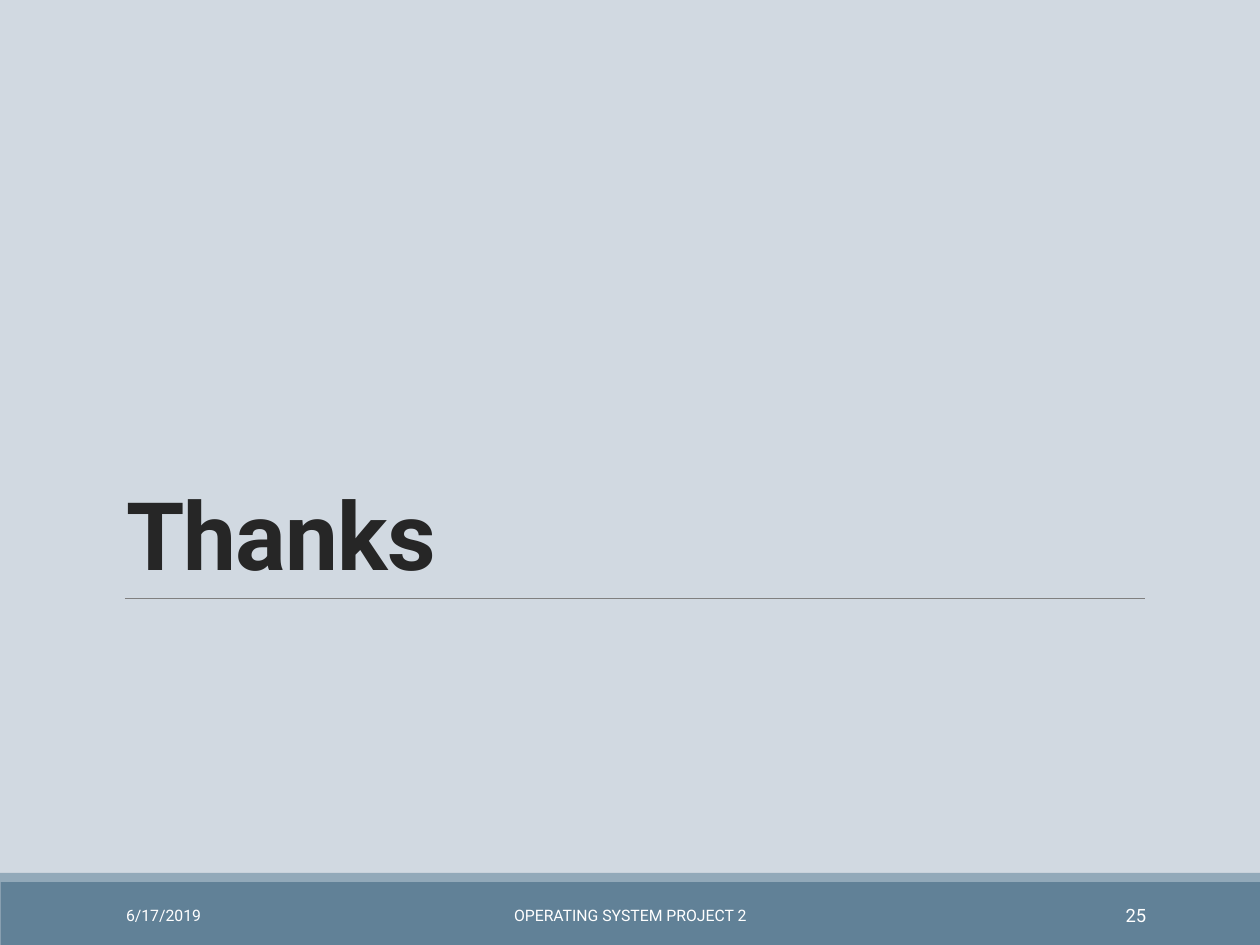
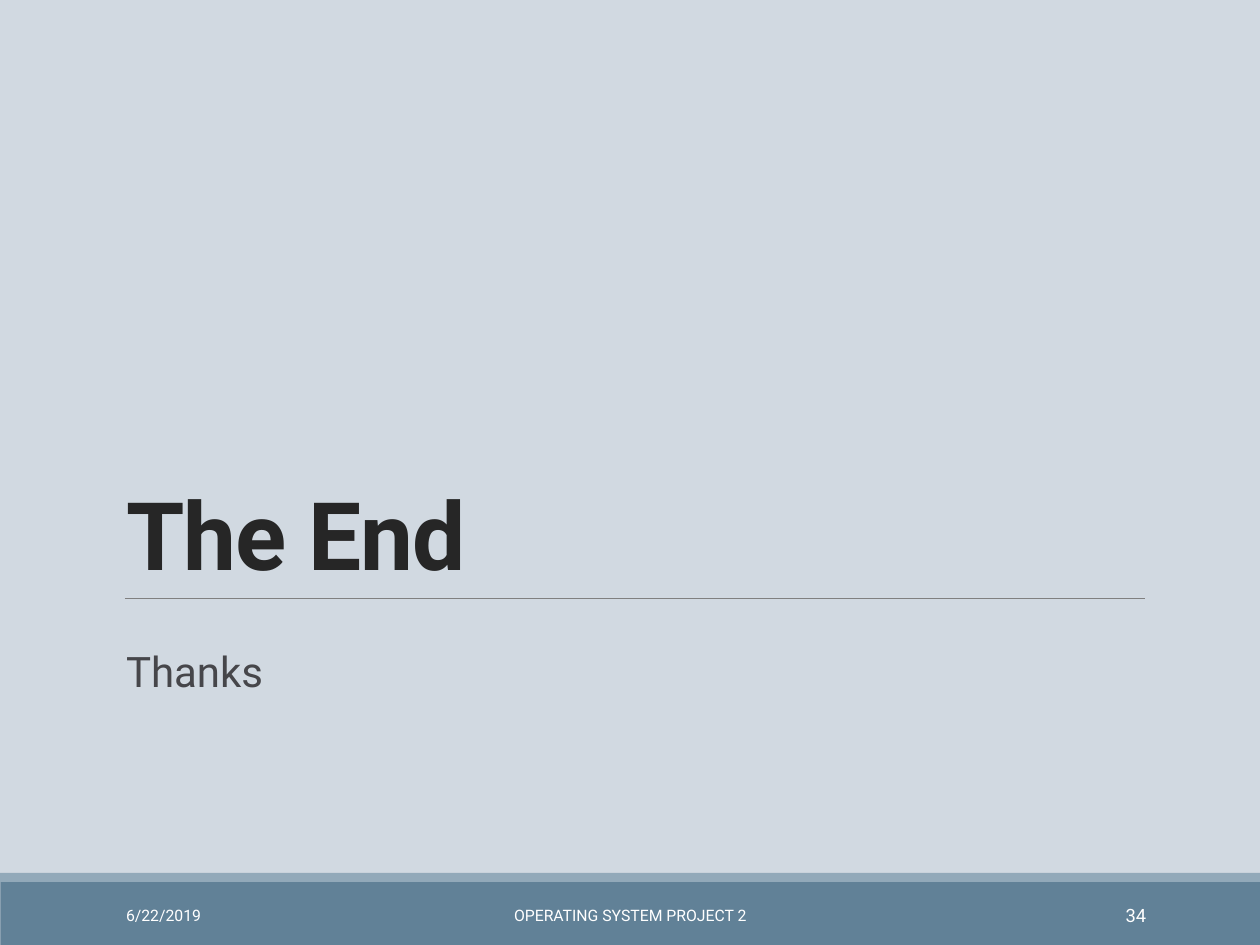
Before and after one commit to wzh99/OSProject, a slide deck: slide 34 of Project2/prj2pre.pptx (slide 25 before the commit). Drawn at 1260x945 pixels with LibreOffice and Linux fonts; fonts in the diff are those of the drawing. Boxes give left, top, right and bottom in pixels: in the first picture for what was removed or moved away, otherwise in the second. Text is boxed around its words. In the diff, an @@ line names an element or a change of style, - is before the commit and + after.

```diff
--- a/Project2/prj2pre.pptx
+++ b/Project2/prj2pre.pptx
@@ title at (126, 499, 466, 571): text changed @@
-Thanks
+The End
@@ text added at (126, 655, 263, 688), 24 pt, text #46464A @@
+Thanks
@@ text at (126, 909, 201, 922): text changed @@
-6/17/2019
+6/22/2019
@@ page number at (1126, 909, 1147, 922): text changed @@
-25
+34
```
Also in this commit, not shown: 23 other slides changed, 9 slides added, 1 other file.
